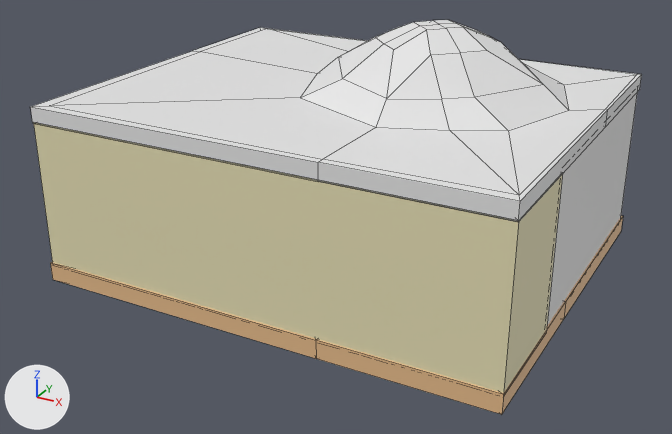
The FBX model Assets/_Le Fish/Models/Exports/restaurant-interior-detail 1.fbx as it was, and as the next commit left it.
Both versions are drawn from a 50 mm lens placed at (23.5, -30.27, 13.19), pointed at (10.65, -6.92, 1.52). The axes (+X, +Y, +Z) are drawn at lower left. The lights are the same throughout. Mesh edges are drawn as thin lines. Where no turn or scale is listed for an object, it has been applied to the vertices. Vertices at the same position are counted once.

Before the edit, the objects in view are built like this:
```python
me_floor_002 = bpy.data.meshes.new('Floor.002')
me_floor_002.from_pydata(...)  # 135 vertices, 100 faces; spans x 3.67..18.19, y -12.05..0.03, z -0.58..0.0
me_floor_002.materials.append(mat_floor_material)  # beige #e7bc8c
me_floor_003 = bpy.data.meshes.new('Floor.003')
me_floor_003.from_pydata(...)  # 110 vertices, 110 faces; spans x -7.25..7.25, y -6.0..6.0, z 0.0..2.5
me_floor_003.materials.append(mat_floor_material_002)  # white #e7e7e7
me_temp_002 = bpy.data.meshes.new('temp.002')
me_temp_002.from_pydata(...)  # 24 vertices, 22 faces; spans x 3.54..18.0, y -12.0..0.0, z 0.0..4.0
me_temp_002.materials.append(mat_wall)  # beige #e7e0b6
ob_floor_001 = bpy.data.objects.new('Floor.001', me_floor_002)
ob_floor_001.location = (-0.17, 0.0, 0.44)
ob_roof = bpy.data.objects.new('roof', me_floor_003)
ob_roof.location = (10.75, -6.0, 4.89)
ob_room_001 = bpy.data.objects.new('Room.001', me_temp_002)
ob_room_001.location = (0.0, 0.0, 0.33)
ob_room_001.scale = (1.0, 1.0, 1.15)
# also in view: 'window2' at (17.89, -4.37, 2.65)
```
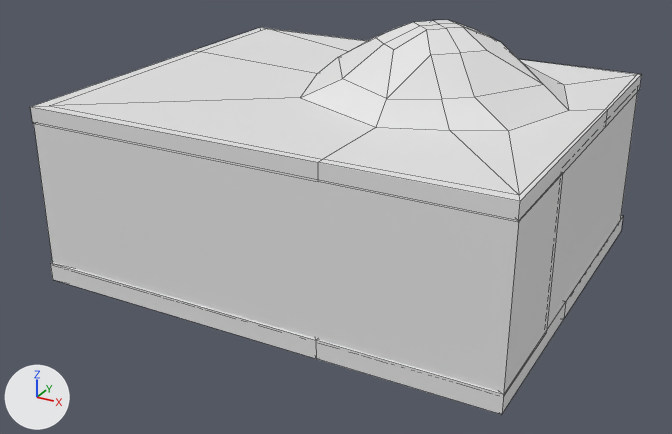
Where the newer file only moved an object's origin or applied its transform, the numbers keep the older frame.

Patch to the scene script:
```diff
--- a/Assets/_Le Fish/Models/Exports/restaurant-interior-detail 1.fbx.py
+++ b/Assets/_Le Fish/Models/Exports/restaurant-interior-detail 1.fbx.py
@@ mat_surface_2 @@
+mat_surface_2 = principled_material('Surface 2')
+mat_surface_2.base_color = (0.8, 0.8, 0.8)  # white #e7e7e7
+mat_surface_2.roughness = 0.4
@@ mat_ash_wood @@
+mat_ash_wood = principled_material('Ash Wood')
+mat_ash_wood.base_color = (0.8, 0.8, 0.8)  # white #e7e7e7
+mat_ash_wood.roughness = 0.4
@@ me_temp_002 @@
 me_temp_002.from_pydata(...)  # 24 vertices, 22 faces; spans x 3.54..18.0, y -12.0..0.0, z 0.0..4.0
 # used by ob_room_001; location = (0.0, 0.0, 0.33); scale = (1.0, 1.0, 1.15)
-me_temp_002.materials.append(mat_wall)  # beige #e7e0b6
+# me_temp_002 part 1: the whole mesh is turned -90 degrees about the x axis through the mesh origin and scaled by 100
+me_temp_002.materials.append(mat_surface_2)  # white #e7e7e7
@@ me_floor_002 @@
 me_floor_002.from_pydata(...)  # 135 vertices, 100 faces; spans x 3.67..18.19, y -12.05..0.03, z -0.58..0.0
-me_floor_002.materials.append(mat_floor_material)  # beige #e7bc8c
+me_floor_002.materials.append(mat_ash_wood)  # white #e7e7e7
@@ ob_room_001 @@
 ob_room_001.location = (0.0, 0.0, 0.33)
-ob_room_001.scale = (1.0, 1.0, 1.15)
+ob_room_001.rotation_euler = (1.571, 0.0, 0.0)  # degrees (90, 0, 0)
+ob_room_001.scale = (0.01, 0.0115, 0.01)
```

Changed parts and their boxes (x1, y1, x2, y2) in the pictures (672 x 434 px):
'Room.001', recoloured, turned, rescaled (beige to white): (34, 122, 563, 393) in both
'Floor.001', recoloured: (51, 216, 623, 414) in both
